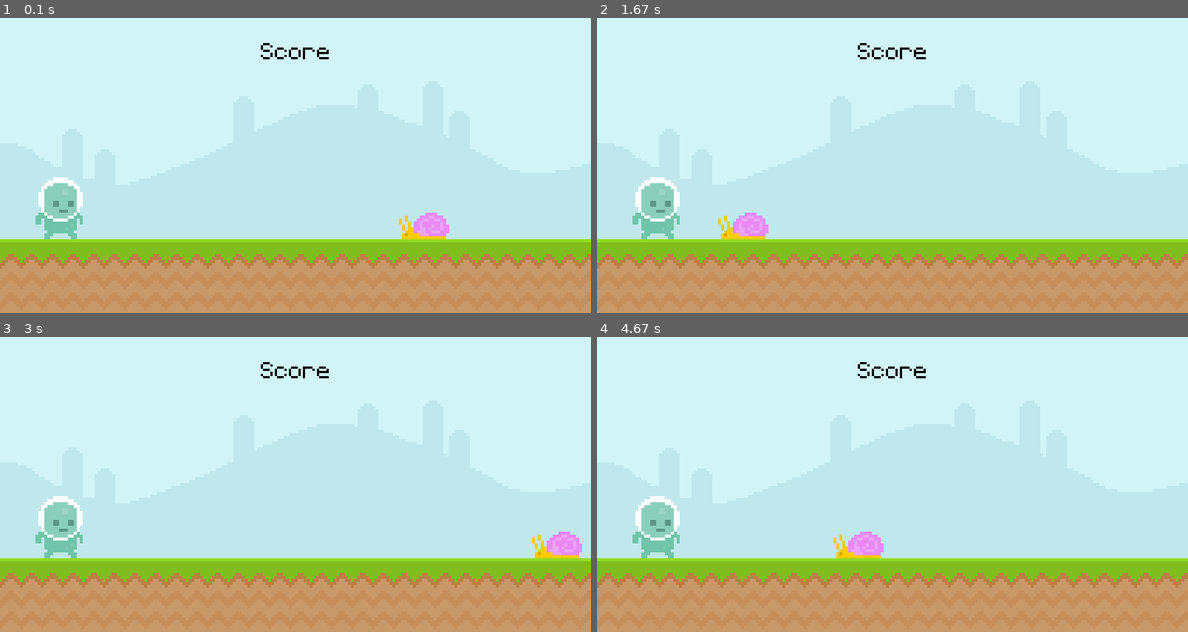
Above: before the commit, frames 1-4 (two rows, left to right).
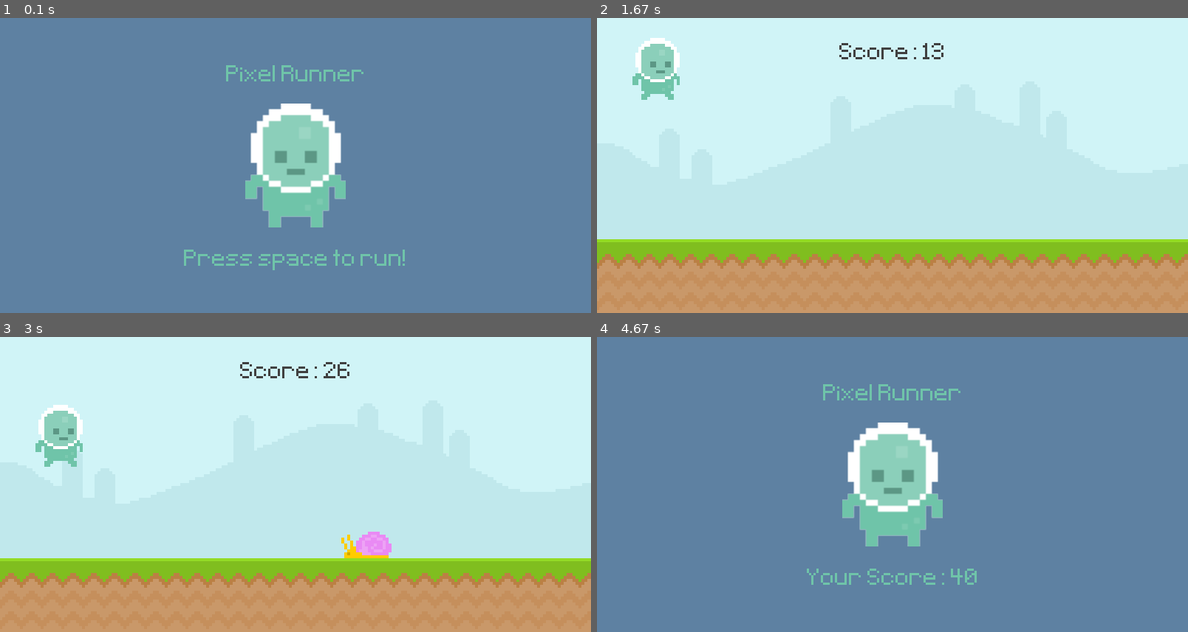
Above: after the commit, the same moments.

Repository: kmgoldfarb/pygame-tutorial
Game: pygame game, started from runner.py
The game is run twice, just before and just after one commit, with the same random seed, the same clock (stepped at 60 frames per second) and the same inputs.
Inputs (mouse positions are in pixels of both pictures, inside the frame that each line leads up to):
- Up to frame 1 (0.1 s): no input
- Up to frame 2 (1.67 s): tap Space at 0.33, 1 s; press the mouse at (656, 206) at 0.7 s; move the mouse to (833, 165) at 0.8 s; release the mouse at (1016, 127) at 0.93 s; press the mouse at (656, 206) at 1.37 s; move the mouse to (744, 209) at 1.47 s; release the mouse at (833, 212) at 1.6 s
- Up to frame 3 (3 s): tap Space at 2.17, 2.57, 2.87 s
- Up to frame 4 (4.67 s): tap Space at 3.4, 3.7 s; move the mouse to (703, 472) at 4.43 s

The runs differ from the first frame. In frame 1, 100% of the frame differs, in the area x 0-100%, y 0-100%; in frame 2, 3.5%; in frame 3, 4.1%; in frame 4, 100%.

Commit message:
Core gameplay updated.

Diff:
--- a/runner.py
+++ b/runner.py
@@ -1,12 +1,52 @@
 import pygame
 import sys
+from random import randint
+
+
+def display_score():
+    current_time = (int(pygame.time.get_ticks() / 100)) - start_time
+    score_surf = font.render(f"Score: {current_time}", False, text_color)
+    score_rect = score_surf.get_rect(center=(400, 50))
+    screen.blit(score_surf, score_rect)
+    return current_time
+
+
+def obstacle_movement(obstacle_list):
+    if obstacle_list:
+        for obstacle in obstacle_list:
+            if obstacle.bottom == 180:
+                obstacle.x -= randint(5, 6)
+                screen.blit(fly_surf, obstacle)
+            elif obstacle.bottom == 300:
+                obstacle.x -= randint(4, 5)
+                screen.blit(snail_surf, obstacle)
+        obstacle_list = [obstacle for obstacle in obstacle_list if obstacle.x > -100]
+        return obstacle_list
+    else:
+        return []
+
+
+def collisions(player, obstacles):
+    if obstacles:
+        for obstacle in obstacles:
+            if player.colliderect(obstacle):
+                return False
+    return True
+
 
 pygame.init()
+
+game_active = False
+start_time = 0
+score = 0
 
 width = 800
 height = 400
 screen = pygame.display.set_mode((width, height))
 pygame.display.set_caption("Runner")
+
+text_color = (64, 64, 64)
+box_color = "#c0e8ec"
 
 clock = pygame.time.Clock()
 font = pygame.font.Font("font/Pixeltype.ttf", 50)
@@ -14,44 +54,98 @@
 sky_surf = pygame.image.load("graphics/Sky.png").convert()
 ground_surf = pygame.image.load("graphics/ground.png").convert()
 
-score_surf = font.render("Score", False, "Black")
-score_rect = score_surf.get_rect(center=(400, 50))
+# score_surf = font.render("Score", False, text_color)
+# score_rect = score_surf.get_rect(center=(400, 50))
 
+# Obstacles
 snail_surf = pygame.image.load("graphics/snail/snail1.png").convert_alpha()
-snail_rect = snail_surf.get_rect(midbottom=(600, 300))
+fly_surf = pygame.image.load("graphics/Fly/Fly1.png").convert_alpha()
+
+obstacle_rect_list = []
 
 player_surf = pygame.image.load("graphics/Player/player_walk_1.png").convert_alpha()
 player_rect = player_surf.get_rect(midbottom=(80, 300))
+player_gravity = 0
+
+# Intro Screen
+player_stand = pygame.image.load("graphics/Player/player_stand.png").convert_alpha()
+player_stand = pygame.transform.rotozoom(player_stand, 0, 2)
+player_stand_rect = player_stand.get_rect(center=(400, 200))
+
+game_name = font.render("Pixel Runner", False, (111, 196, 169))
+game_name_rect = game_name.get_rect(center=(400, 80))
+
+game_message = font.render("Press space to run!", False, (111, 196, 169))
+game_message_rect = game_message.get_rect(center=(400, 330))
+
+# Timer
+obstacle_timer = pygame.USEREVENT + 1
+pygame.time.set_timer(obstacle_timer, 1400)
 
 while True:
     for event in pygame.event.get():
         if event.type == pygame.QUIT:
             pygame.quit()
             sys.exit()
-        # if event.type == pygame.MOUSEMOTION:
-        #     if player_rect.collidepoint(event.pos):
-        #         print("COLLIDE")
-        if event.type == pygame.MOUSEBUTTONDOWN:
-            print("mouse down")
-        if event.type == pygame.MOUSEBUTTONUP:
-            print("mouse up")
+        if game_active:
+            if event.type == pygame.KEYDOWN:
+                if event.key == pygame.K_SPACE and player_rect.bottom >= 300:
+                    player_gravity = -20
+            if event.type == pygame.MOUSEBUTTONDOWN:
+                if player_rect.collidepoint(event.pos) and player_rect.bottom >= 300:
+                    player_gravity = -20
+        else:
+            if event.type == pygame.KEYDOWN and event.key == pygame.K_SPACE:
+                game_active = True
+                start_time = int(pygame.time.get_ticks() / 100)
 
-    screen.blit(ground_surf, (0, 300))
-    screen.blit(sky_surf, (0, 0))
-    screen.blit(score_surf, score_rect)
+        if event.type == obstacle_timer and game_active:
+            if randint(0, 2):
+                obstacle_rect_list.append(
+                    snail_surf.get_rect(midbottom=(randint(900, 1111), 300))
+                )
+            else:
+                obstacle_rect_list.append(
+                    fly_surf.get_rect(midbottom=(randint(900, 1111), 180))
+                )
 
-    snail_rect.x -= 4
-    if snail_rect.right < 0:
-        snail_rect.left = 800
-    screen.blit(snail_surf, snail_rect)
-    screen.blit(player_surf, player_rect)
+    if game_active:
+        screen.blit(sky_surf, (0, 0))
+        screen.blit(ground_surf, (0, 300))
+        score = display_score()
 
-    # if player_rect.colliderect(snail_rect):
-    #   print("collision")
-    # mouse_pos = pygame.mouse.get_pos()
-    # if player_rect.collidepoint(mouse_pos):
-    # print(pygame.mouse.get_pressed())
-    # print("COLLIDE")
+        # snail_rect.x -= 4
+        # if snail_rect.right < 0:
+        #     snail_rect.left = 800
+        # screen.blit(snail_surf, snail_rect)
+
+        # Player
+        player_gravity += 1
+        player_rect.y += player_gravity
+        if player_rect.bottom >= 300:
+            player_rect.bottom = 300
+        screen.blit(player_surf, player_rect)
+
+        # Obstacle Movement
+        obstacle_rect_list = obstacle_movement(obstacle_rect_list)
+
+        # collision
+        game_active = collisions(player_rect, obstacle_rect_list)
+    else:
+        screen.fill((94, 129, 162))
+        screen.blit(player_stand, player_stand_rect)
+        obstacle_rect_list.clear()
+        player_rect.midbottom = (80, 300)
+        player_gravity = 0
+
+        score_message = font.render(f"Your Score: {score}", False, (111, 196, 169))
+        score_message_rect = score_message.get_rect(center=(400, 330))
+        screen.blit(game_name, game_name_rect)
+
+        if score == 0:
+            screen.blit(game_message, game_message_rect)
+        else:
+            screen.blit(score_message, score_message_rect)
 
     pygame.display.update()
     clock.tick(60)
